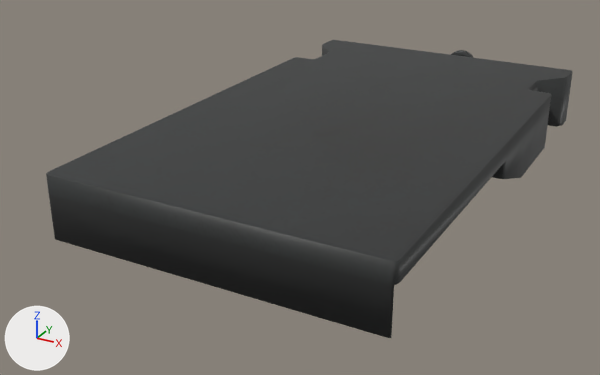
Two versions of the FBX model Assets/Art/3D/Vehicles/Train/VH_TrainBaseFrontCabin.fbx, one commit apart.
The view is the same before and after, from a 50 mm camera at (5.93, 2.13, 5.61) aimed at (-0.71, 14.2, -0.43). Arrows for +X, +Y and +Z are at lower left; the lights stay in place. Where no turn or scale is listed for an object, it has been applied to the vertices.
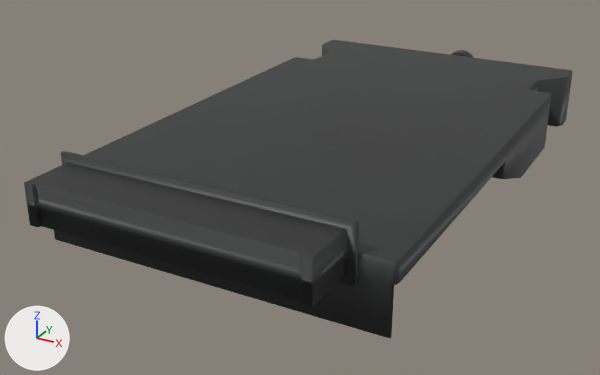
The newer file is also turned or shifted as a whole; pictures and numbers use the older file's frame.

Patch to the scene script:
```diff
--- a/Assets/Art/3D/Vehicles/Train/VH_TrainBaseFrontCabin.fbx.py
+++ b/Assets/Art/3D/Vehicles/Train/VH_TrainBaseFrontCabin.fbx.py
@@ mat_material_004 @@
+mat_material_004 = principled_material('Material.004')
+mat_material_004.texture = img_lowerpartstext_png  # with its transparency
@@ me_cube_022 @@
+me_cube_022.from_pydata(...)  # 143 vertices, 138 faces; spans x -2.33..2.31, y -0.92..0.0, z -0.43..0.44
+me_cube_022.materials.append(mat_material_004)  # picture img_lowerpartstext_png
@@ ob_joinelement_001 @@
+ob_joinelement_001 = bpy.data.objects.new('JoinElement.001', me_cube_022)
+ob_joinelement_001.location = (0.0, 10.2, 0.9)
```

Boxes (x1, y1, x2, y2) around the edits, measured in the pictures (600 x 375 px):
'JoinElement.001', added: after (24, 151, 359, 307)
